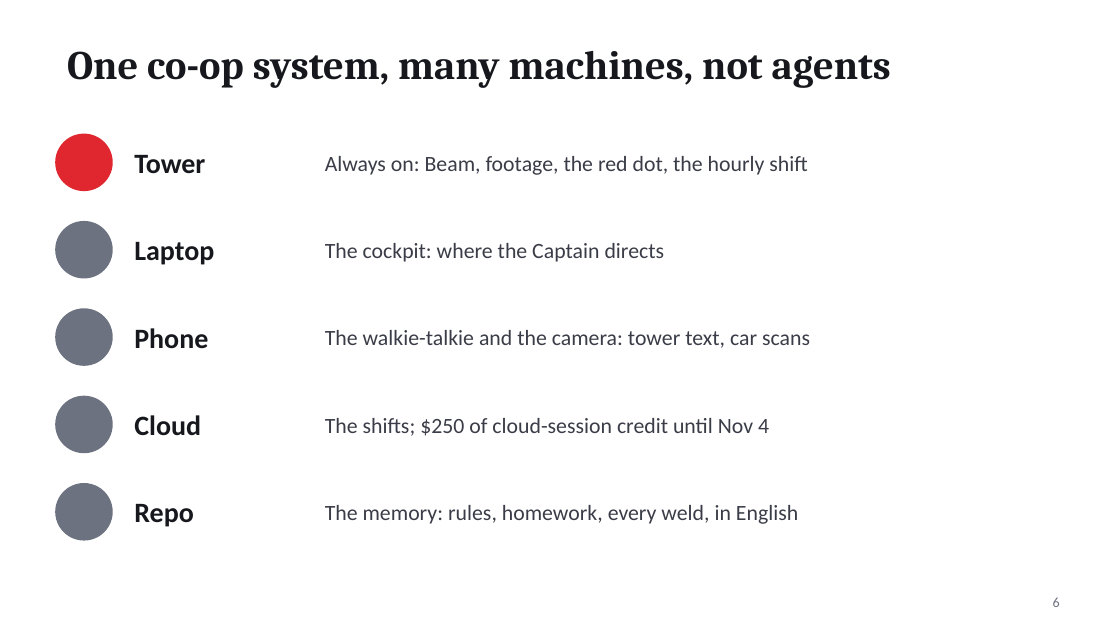
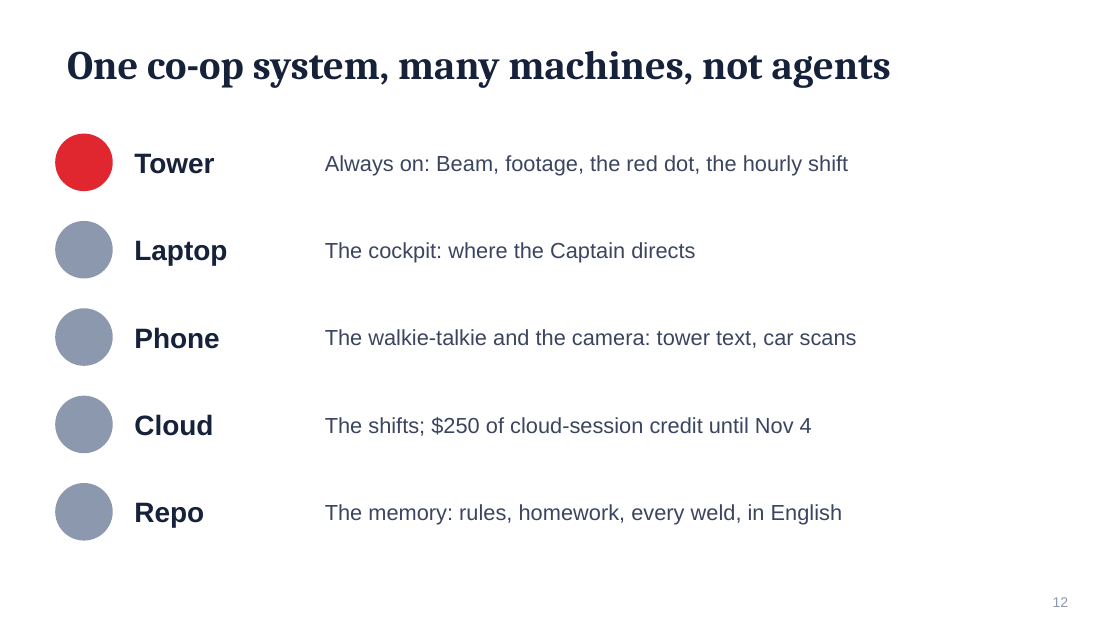
Before and after one commit to asaaab/asaaab.com, a slide deck: slide 12 of whimzmaxx/decks/The-Diary.pptx (slide 6 before the commit). Drawn at 1120x630 pixels with LibreOffice and Linux fonts; fonts in the diff are those of the drawing. Boxes give left, top, right and bottom in pixels: in the first picture for what was removed or moved away, otherwise in the second. Text is boxed around its words. In the diff, an @@ line names an element or a change of style, - is before the commit and + after.

```diff
--- a/whimzmaxx/decks/The-Diary.pptx
+++ b/whimzmaxx/decks/The-Diary.pptx
@@ title "One co-op system, many machines, ..." at (67, 51, 891, 88): text colour #17181D to #16213A @@
@@ font Calibri to Arial, text colour #17181D to #16213A in 5 elements at (134, 153, 214, 174), (134, 240, 227, 266), (134, 327, 219, 349), (134, 414, 213, 436), (134, 502, 204, 528) @@
@@ font Calibri to Arial, text colour #3A3D47 to #3B4560 in 5 elements at (325, 155, 848, 175), (325, 242, 695, 263), (325, 329, 857, 348), (325, 417, 812, 436), (325, 504, 842, 525) @@
@@ fill #6C7280 to #8C98AE; outline #6C7280 1 pt to #8C98AE 1 pt in 4 elements at (56, 222, 112, 278), (56, 309, 112, 365), (56, 396, 112, 452), (56, 484, 112, 540) @@
@@ page number at (1053, 597, 1069, 607): text changed; font Calibri to Arial; text colour #6C7280 to #8C98AE @@
-6
+12
```
Also in this commit, not shown: 28 other slides changed, 6 slides added, 2 other files.
